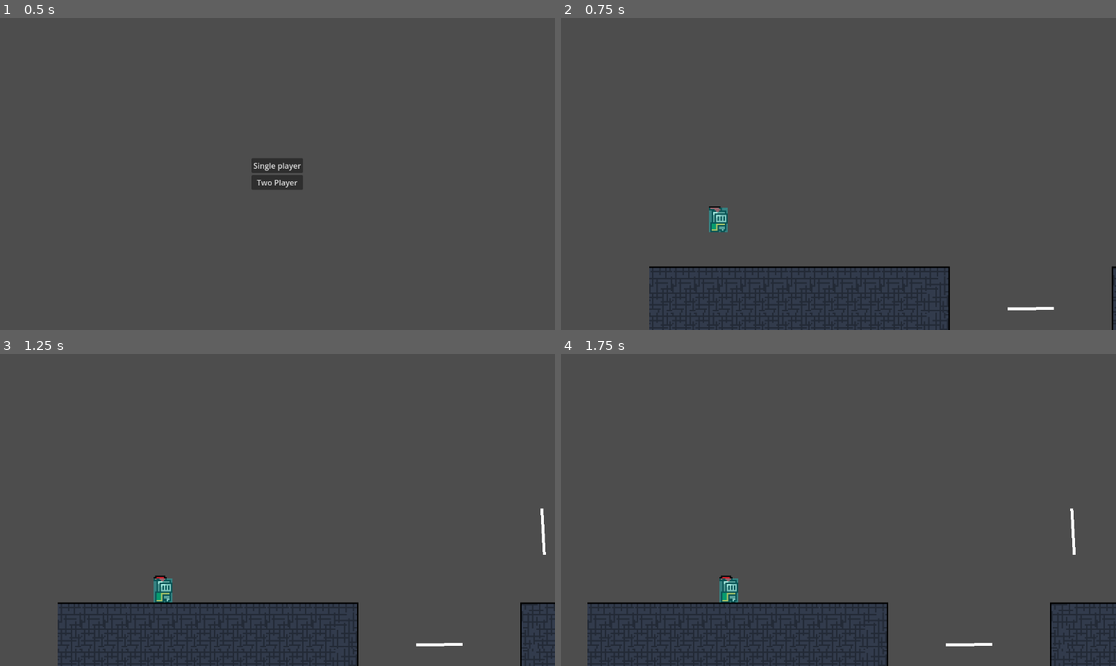
Above: before the commit, frames 1-4 (two rows, left to right).
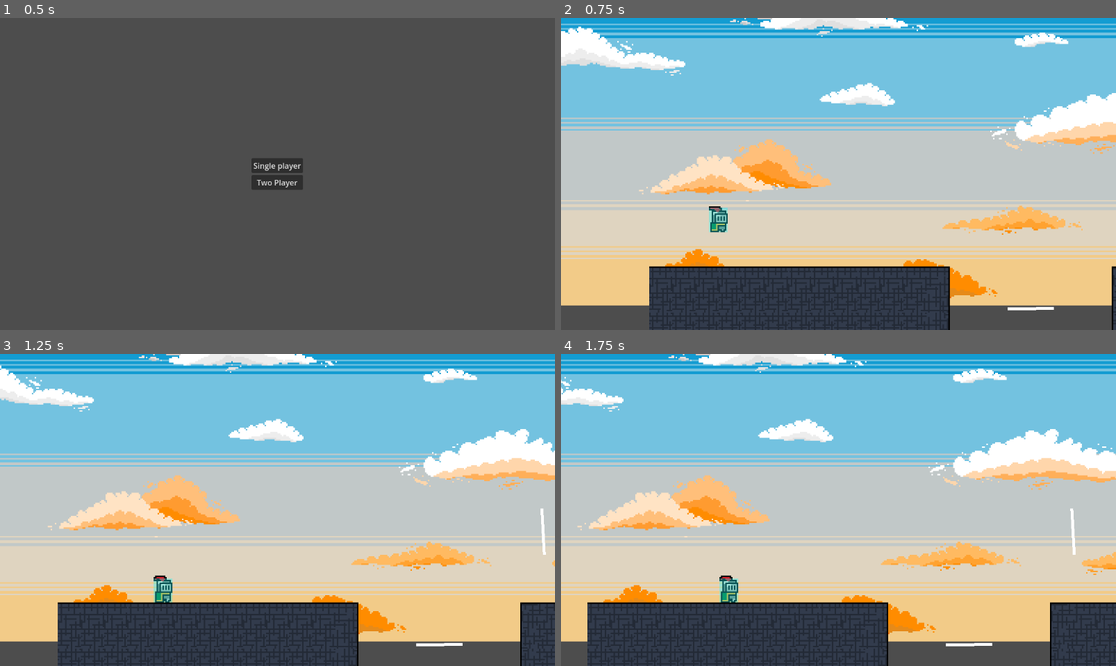
Above: after the commit, the same moments.

Repository: sublollipp/resonant_runners
Game: Godot game, scene res://Scenes/test_start.tscn
Same seed, same stepped clock (60 frames per second), same inputs: the game is played once before the commit and once after it.
Inputs (mouse positions are in pixels of both pictures, inside the frame that each line leads up to):
- Up to frame 1 (0.5 s): no input
- Up to frame 2 (0.75 s): click "Single player" at 0.5 s
- Up to frame 3 (1.25 s): no input
- Up to frame 4 (1.75 s): tap Enter (Enter) at 1.25 s; move the mouse to (960, 494) at 1.27 s; hold Right (2Right) from 1.28 s (still down); tap Down (2Crouch) at 1.35 s; tap Up (2Jump) at 1.52 s

Frame 1 is identical in both runs. In frame 2, 85% of the frame differs, in the area x 0-100%, y 0-93%; in frame 3, 84%; in frame 4, 84%.

Commit message:
start på paralax background

Diff:
--- a/Scenes/Background buildings/back_ground_handler.tscn
+++ /dev/null
@@ -1,3 +0,0 @@
-[gd_scene format=3 uid="uid://dspil7dsbryvv"]
-
-[node name="BackGroundHandler" type="Node"]
--- a/Scenes/main_level_scene.tscn
+++ b/Scenes/main_level_scene.tscn
@@ -1,8 +1,10 @@
-[gd_scene load_steps=5 format=3 uid="uid://bt1k50fibwooe"]
+[gd_scene load_steps=7 format=3 uid="uid://bt1k50fibwooe"]
 
 [ext_resource type="Script" uid="uid://drfmsmg3robd3" path="res://Scripts/gamescript.gd" id="1_45vkp"]
 [ext_resource type="Script" uid="uid://cypdhfdtsryu4" path="res://Scripts/cam_controller.gd" id="2_kk53g"]
 [ext_resource type="Script" uid="uid://cwuklv4bl5blt" path="res://Scripts/segment_spawner.gd" id="3_i6njh"]
+[ext_resource type="Script" uid="uid://b627uw6yqaepo" path="res://Scripts/background_handler.gd" id="4_acrce"]
+[ext_resource type="Texture2D" uid="uid://c7p540yisknb5" path="res://Assets/Background.png" id="5_dk548"]
 
 [sub_resource type="RectangleShape2D" id="RectangleShape2D_r4ohu"]
 size = Vector2(56, 396)
@@ -39,3 +41,15 @@
 
 [node name="SegmentSpawner" type="Node2D" parent="."]
 script = ExtResource("3_i6njh")
+
+[node name="BackgroundHandler" type="Node2D" parent="."]
+script = ExtResource("4_acrce")
+
+[node name="ParallaxBackground" type="ParallaxBackground" parent="."]
+
+[node name="ParallaxLayer" type="ParallaxLayer" parent="ParallaxBackground"]
+motion_mirroring = Vector2(1440, 0)
+
+[node name="Sprite2D" type="Sprite2D" parent="ParallaxBackground/ParallaxLayer"]
+position = Vector2(100, -101)
+texture = ExtResource("5_dk548")
--- a/Scripts/back_ground_handler.gd
+++ b/Scripts/background_handler.gd
@@ -1,4 +1,4 @@
-extends Node
+extends Node2D
 
 
 # Called when the node enters the scene tree for the first time.
--- a/Scripts/segment_spawner.gd
+++ b/Scripts/segment_spawner.gd
@@ -32,7 +32,6 @@
 			currentSegment.queue_free()
 
 
-
 func _ready():
 	load_segments()
 	var firstInstance = segmentsList.get(0).instantiate()
Binary file added: Assets/Background.png
Not shown, added: Assets/Background.png.import
Renamed: Scenes/Background buildings/Indvidual Buildings/segmentBuilding1.tscn -> Scenes/Background buildings/segmentBuilding1.tscn
Renamed: Scenes/Background buildings/Indvidual Buildings/segmentBuilding10.tscn -> Scenes/Background buildings/segmentBuilding10.tscn
Renamed: Scenes/Background buildings/Indvidual Buildings/segmentBuilding2.tscn -> Scenes/Background buildings/segmentBuilding2.tscn
Not shown: 2 places in Scenes/Background buildings/segmentBuilding3.tscn that only renumber resources
Renamed: Scenes/Background buildings/Indvidual Buildings/segmentBuilding4.tscn -> Scenes/Background buildings/segmentBuilding4.tscn
Renamed: Scenes/Background buildings/Indvidual Buildings/segmentBuilding5.tscn -> Scenes/Background buildings/segmentBuilding5.tscn
Renamed: Scenes/Background buildings/Indvidual Buildings/segmentBuilding6.tscn -> Scenes/Background buildings/segmentBuilding6.tscn
Renamed: Scenes/Background buildings/Indvidual Buildings/segmentBuilding7.tscn -> Scenes/Background buildings/segmentBuilding7.tscn
Renamed: Scenes/Background buildings/Indvidual Buildings/segmentBuilding8.tscn -> Scenes/Background buildings/segmentBuilding8.tscn
Renamed: Scenes/Background buildings/Indvidual Buildings/segmentBuilding9.tscn -> Scenes/Background buildings/segmentBuilding9.tscn
(and 2 more such lines)
